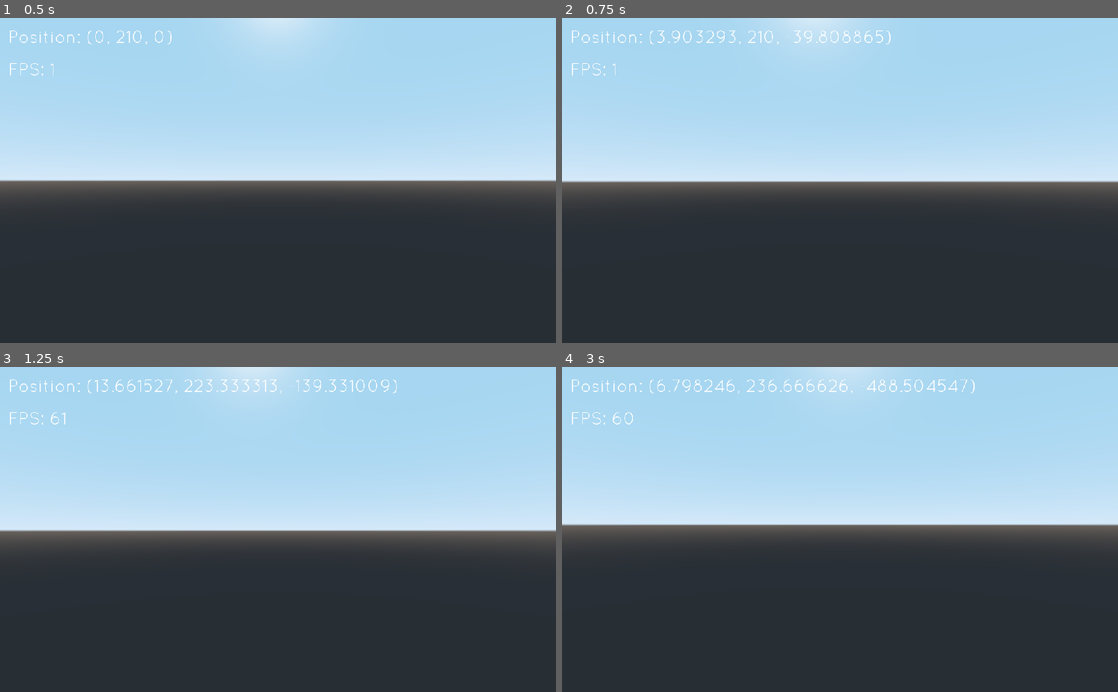
Above: before the commit, frames 1-4 (two rows, left to right).
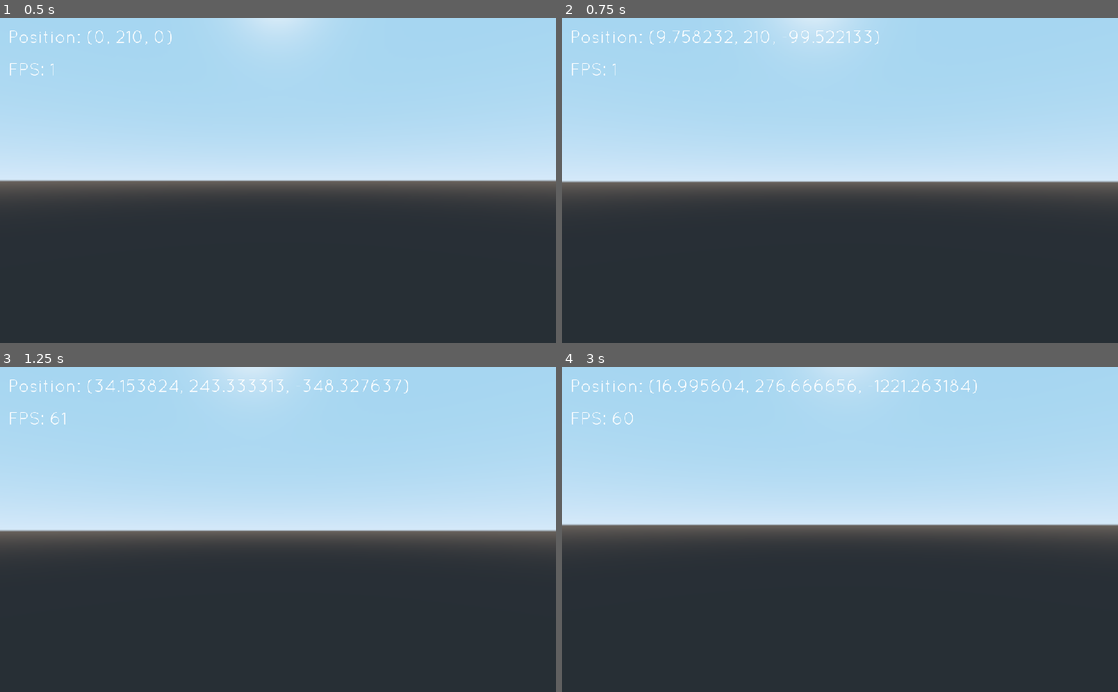
Above: after the commit, the same moments.

Repository: aacitelli/Birdwatch
Game: Godot game, scene res://Core/Main.tscn
The game is run twice, just before and just after one commit, with the same random seed, the same clock (stepped at 60 frames per second) and the same inputs.
Inputs (mouse positions are in pixels of both pictures, inside the frame that each line leads up to):
- Up to frame 1 (0.5 s): no input
- Up to frame 2 (0.75 s): tap Enter at 0.5 s; move the mouse to (867, 180) at 0.52 s; hold W (move_forward) from 0.53 s (still down)
- Up to frame 3 (1.25 s): keep holding W (move_forward); tap Space (jump) at 0.77 s
- Up to frame 4 (3 s): keep holding W (move_forward); move the mouse to (812, 529) at 1.27 s; tap Space (jump) at 1.52 s; move the mouse to (851, 523) at 2.02 s; move the mouse to (834, 536) at 2.77 s

Frame 1 is identical in both runs. In frame 2, 0.5% of the frame differs, in the area x 17-60%, y 3-9%; in frame 3, 0.7%; in frame 4, 0.8%, in the area x 17-75%, y 3-9%.

Commit message:
Changed terrain loading to dual-threading

Diff:
--- a/Entities/Player/Player.gd
+++ b/Entities/Player/Player.gd
@@ -2,7 +2,7 @@
 
 const GRAVITY = -24.8
 var vel = Vector3()
-const MAX_SPEED = 200
+const MAX_SPEED = 500
 const VERTICAL_SPEED = 40
 const JUMP_SPEED = 10
 const ACCEL = 4.5
--- a/WorldGen/World.gd
+++ b/WorldGen/World.gd
@@ -1,7 +1,7 @@
 extends Spatial
 
 # Chunk-related constants
-const chunk_size = 4 # Has to be a float
+const chunk_size = 16 # Has to be a float
 const chunk_load_radius = 16
 const num_vertices_per_chunk = 4 # Has to be a float
 
@@ -13,7 +13,6 @@
 
 # Our record of the currently loaded and displayed chunks. We need a mutex because both our "add chunks" and "remove chunks" threads modify this array.
 var chunks = {} # Already loaded, just have to redraw
-var chunks_mutex = Mutex.new()
 
 # Chunks currently being generated. No mutex needed because only the "create chunks" thread modifies this.
 var unready_chunks = {}
@@ -34,8 +33,10 @@
 
 # Thread used for terrain generation
 # Without threads, when we do terrain, we'd basically be locking the main thread everytime we generate a chunk, because we need to go through all of that. With threads, the chunk generation function basically waits until the main thread isn't busy and completes that function. So,
-var chunk_load_thread
-var chunk_destroy_thread
+var load_thread_0
+var load_thread_1
+var current_load_thread
+var destroy_thread
 
 # TODO: I have a lot of places where I could spread the work of one frame across several for more consistent framerate. Fix these.
 
@@ -61,8 +62,10 @@
 	moisture_map_noise.period = 220
 
 	# Thread used for terrain generation so we do it during main thread downtime
-	chunk_load_thread = Thread.new()
-	chunk_destroy_thread = Thread.new()
+	load_thread_0 = Thread.new()
+	load_thread_1 = Thread.new()
+	destroy_thread = Thread.new()
+	current_load_thread = 0
 
 	# Update our percentiles list on load time
 	generate_percentiles()
@@ -70,19 +73,26 @@
 	# Generate the order we generate chunks in (generated at runtime because chunk_load_radius can be changed at runtime)
 	generate_chunk_generation_order()
 
+# If thread_index is even, we're on the 0th thread
 func add_chunk(chunk_key):
 
 	# If this chunk has already been generated or is currently being generated, don't generate
 	# This is O(1) runtime because dictionaries are hash maps behind the scenes
 	if chunks.has(chunk_key) or unready_chunks.has(chunk_key):
+
 		return
 
-	# Wait until the thread is done to go ahead and do this
-	if chunk_load_thread.is_active():
-		chunk_load_thread.wait_to_finish()
-	chunks_loading_this_frame += 1
-	unready_chunks[chunk_key] = 1
-	var _error = chunk_load_thread.start(self, "load_chunk", chunk_key)
+	# IMPORTANT: By convention, I never call this function unless I have verified right before the call that one of the threads is open.
+	if current_load_thread % 2 == 0:
+		current_load_thread += 1
+		chunks_loading_this_frame += 1
+		unready_chunks[chunk_key] = 1
+		var _error = load_thread_0.start(self, "load_chunk", chunk_key)
+	else:
+		current_load_thread += 1
+		chunks_loading_this_frame += 1
+		unready_chunks[chunk_key] = 1
+		var _error = load_thread_1.start(self, "load_chunk", chunk_key)
 
 # Initialize chunk and add it to the tree when we get idle time
 func load_chunk(chunk_key):
@@ -94,9 +104,7 @@
 func load_done(chunk):
 	add_child(chunk)
 	var chunk_key = Vector2(chunk.x / chunk_size, chunk.z / chunk_size)
-	chunks_mutex.lock()
 	chunks[chunk_key] = chunk
-	chunks_mutex.unlock()
 	unready_chunks.erase(chunk_key)
 
 # Retrieve chunk at specified coordinate
@@ -133,8 +141,8 @@
 
 	# If the chunk destroy thread isn't active, and we have chunks to remove, get it done
 	if chunks_need_removed:
-		if not chunk_destroy_thread.is_active():
-			var _error = chunk_destroy_thread.start(self, "remove_far_chunks", [])
+		if not destroy_thread.is_active():
+			var _error = destroy_thread.start(self, "remove_far_chunks", [])
 			chunks_need_removed = false
 
 	# Needs called after our check for chunk changes
@@ -162,7 +170,18 @@
 func load_closest_n_chunks(num_chunks_to_load):
 
 	# Start from the beginning. Once we get through them all, it'll skip this loop entirely.
+
+	# TODO: I'm writing this to alternate threads. Make it dynamically use threads as they open up, because doing it my way introduces some wait time.
+	# TODO: Not optimal whenever odd chunks already exist and all the even chunks need actually added.
+	var current_thread = 0
 	while chunk_load_index < chunk_vertex_order.size():
+
+		# Wait for whichever thread we are using for this call to be done
+		if current_load_thread % 2 == 0:
+			load_thread_0.wait_to_finish()
+		else:
+			load_thread_1.wait_to_finish()
+
 		add_chunk(Vector2(player_pos.x + chunk_vertex_order[chunk_load_index].x, player_pos.y + chunk_vertex_order[chunk_load_index].y))
 		chunk_load_index += 1
 		if chunks_loading_this_frame >= num_chunks_to_load:
@@ -173,16 +192,12 @@
 # See here: https://github.com/godotengine/godot/issues/9924
 func remove_far_chunks(_dummy_thread_arg):
 
-	if chunks_mutex.try_lock() == OK:
-		for chunk in chunks.values():
-			var chunk_key = chunk.chunk_key
-			if chunk_key.distance_to(player_pos) > chunk_load_radius:
-				chunk.call_deferred("free") # .queue_free() works here too
-				chunks.erase(chunk_key)
-		chunks_mutex.unlock()
-	else:
-		print("Couldn't remove chunks due to locked mutex!")
-	chunk_destroy_thread.wait_to_finish()
+	for chunk in chunks.values():
+		var chunk_key = chunk.chunk_key
+		if chunk_key.distance_to(player_pos) > chunk_load_radius:
+			chunks.erase(chunk_key)
+			chunk.call_deferred("free") # .queue_free() works here too
+	destroy_thread.wait_to_finish()
 
 # Master function that takes noise in range [-1, 1] and spits out its exact height in the world. Located here for SpoC
 func get_height(x, y, z):
